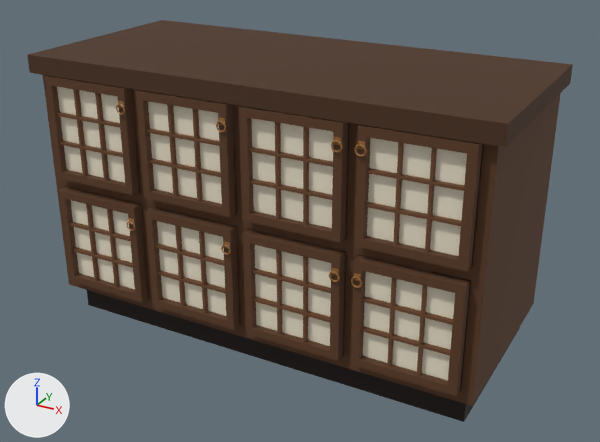
An edit to the Blender file blender/shoecab.blend, drawn before and after from the same camera.
The view is the same before and after, from a 50 mm lens placed at (0.754, -1.355, 0.907), pointed at (0.021, -0.021, 0.24). Arrows for +X, +Y and +Z are at lower left; the lights stay in place. The first picture is the older version.

The first picture shows 'ShoeCab', 'ShoeDoorL0', 'ShoeDoorL1', 'ShoeDoorL2', 'ShoeDoorL4', 'ShoeDoorL5', 'ShoeDoorL6', 'ShoeDoorR3', 'ShoeDoorR7'.
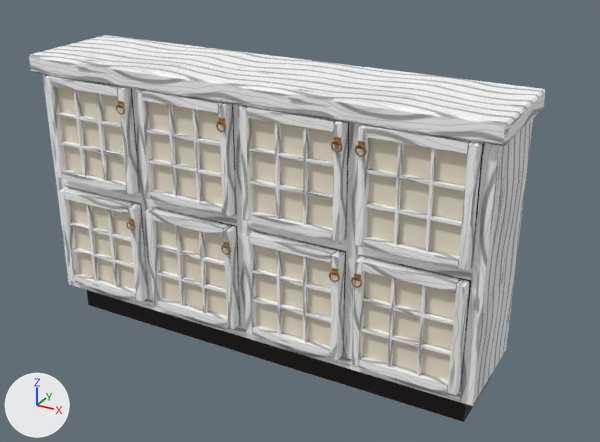
The newer file is also turned or shifted as a whole; pictures and numbers use the older file's frame.

Boxes [x1, y1, x2, y2] around the edits, measured in the pictures (600 x 442 px; the box of a moved part takes in the faces that stretch with it):
'ShoeCab', surface changed, reshaped (brown to white)
    before: [27, 20, 573, 422]
    after: [29, 35, 545, 422]
'ShoeDoorR7', surface changed (brown to grey)
    both: [354, 125, 483, 271]
'ShoeDoorR3', surface changed (brown to grey)
    both: [351, 256, 470, 395]
'ShoeDoorL6', surface changed (brown to grey)
    both: [239, 106, 348, 242]
'ShoeDoorL2', surface changed (brown to grey)
    both: [243, 230, 345, 360]
'ShoeDoorL5', surface changed (brown to grey)
    both: [136, 90, 236, 217]
'ShoeDoorL1', surface changed (brown to grey)
    both: [145, 207, 240, 329]
'ShoeDoorL4', surface changed (brown to grey)
    both: [45, 76, 139, 195]
'ShoeDoorL0', surface changed (brown to grey)
    both: [59, 187, 148, 302]
part 1 of me_plinth, moved or reshaped (mostly hidden)
    before: [341, 123, 484, 281]
    after: [120, 86, 484, 331]
part 2 of me_plinth, rebuilt (12% shorter)
    before: [27, 20, 573, 147]
    after: [29, 35, 545, 146]
part 3 of me_plinth, moved or reshaped
    before: [64, 89, 561, 421]
    after: [64, 87, 533, 421]

The edits, one by one:
Picture 'shoe_walnut' (img_shoe_walnut) is new.
In material 'ShoeWood' (mat_shoewood), base_color is no longer (0.102, 0.0423, 0.016), brown #5a3a22.
In material 'ShoeWood' (mat_shoewood), texture is now set to img_shoe_walnut.
In material 'ShoeTop' (mat_shoetop), base_color is no longer (0.0685, 0.0273, 0.00913), brown #4a2e18.
In material 'ShoeTop' (mat_shoetop), texture is now set to img_shoe_walnut.
In material 'ShoeSlat' (mat_shoeslat), base_color is no longer (0.144, 0.0578, 0.0212), brown #6a4428.
In material 'ShoeSlat' (mat_shoeslat), texture is now set to img_shoe_walnut.
me_plinth is used by ob_shoecab; parent ob_shoecabinet; location (0.0, 0.0, 0.0).
me_plinth had 104 vertices, 39 faces and spanned x -0.465..0.465, y -0.218..0.2, z 0.0..0.56.
me_plinth now has 116 vertices, 51 faces and spans x -0.465..0.465, y -0.218..0.0, z 0.0..0.56.
me_plinth part 1: the loose piece of 4 vertices spanning x -0.428..0.428, y 0.192, z 0.082..0.525 is moved by (0.0, -0.2, 0.0).
me_plinth part 2: the loose piece of 8 vertices spanning x -0.465..0.465, y -0.218..0.2, z 0.525..0.56 is rebuilt with 20 vertices and now spans x -0.465..0.465, y -0.218..0.0, z 0.525..0.56.
me_plinth part 3: 42 vertices moved from x -0.45..0.45, y 0.19..0.2, z 0.0..0.525 to x -0.45..0.45, y -0.01..0.0, z 0.0..0.525; 6 vertices removed from x -0.428..0.428, y 0.2, z 0.06..0.525; 6 vertices added at x -0.428..0.428, y 0.0, z 0.06..0.525.
